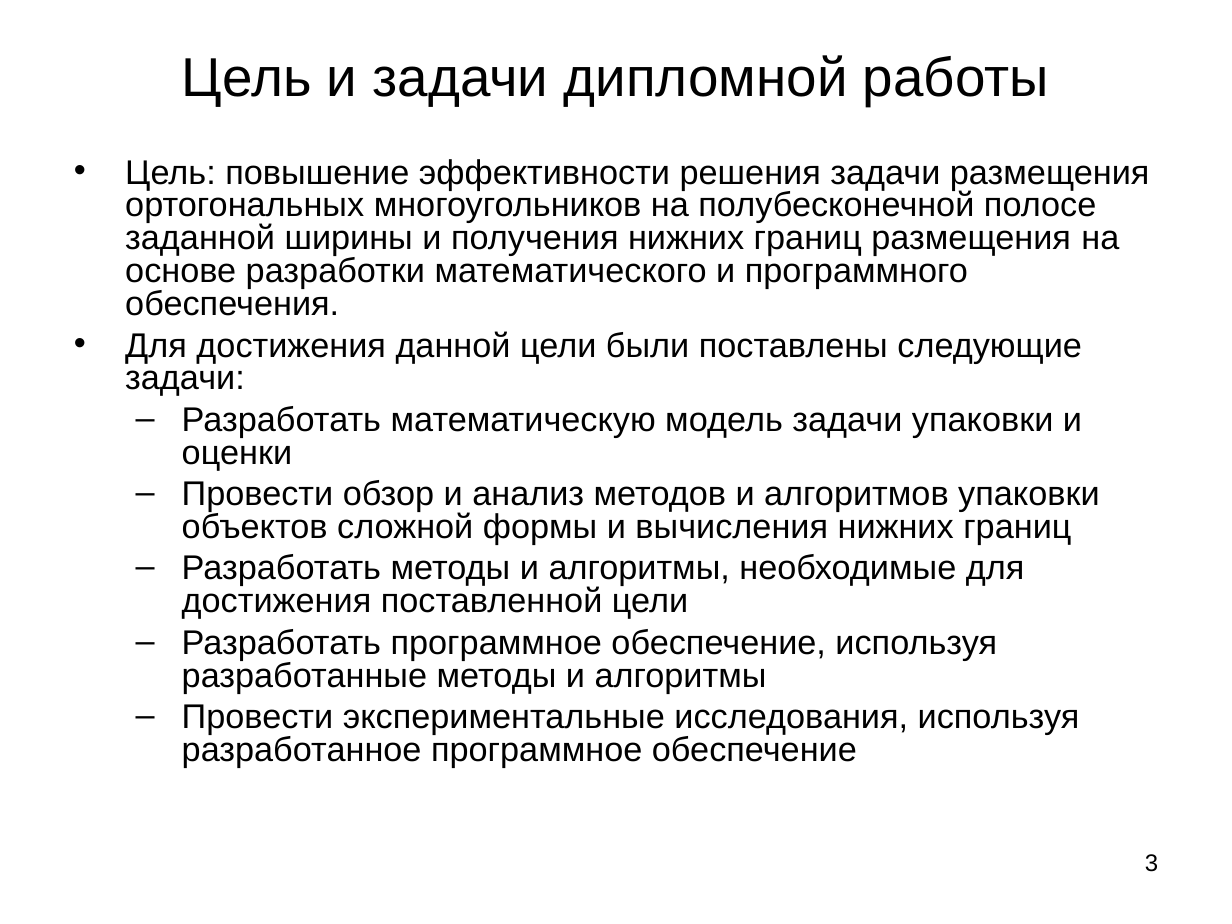
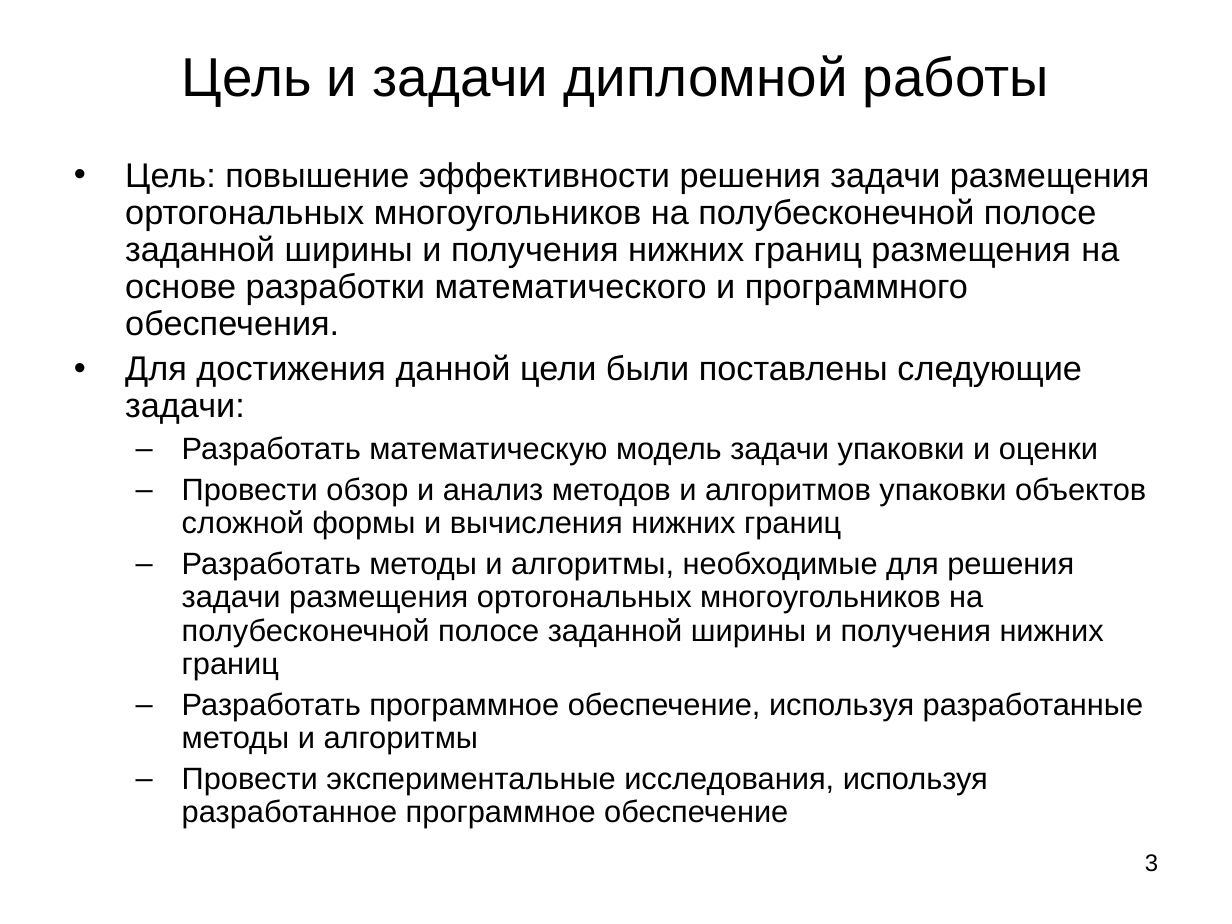
Before and after one commit to zingibertram/thesis-dissertation, a slide deck: slide 3 of Отчёт/Презентация.ppt. Drawn at 1232x924 pixels with LibreOffice and Linux fonts; fonts in the diff are those of the drawing. Boxes give left, top, right and bottom in pixels: in the first picture for what was removed or moved away, otherwise in the second. Text is boxed around its words. In the diff, an @@ line names an element or a change of style, - is before the commit and + after.

```diff
--- a/Отчёт/Презентация.ppt
+++ b/Отчёт/Презентация.ppt
@@ text at <box>125,162,1150,828</box>: size 20 to 18 pt in "Разработать математическую модель задачи упаковки и оценки", "Провести обзор и анализ методов и алгоритмов ...", "Разработать программное обеспечение, используя разработанные ...", "Провести экспериментальные исследования, используя разработа ..."; line spacing 0.8 to 0.9 @@
@@ text at <box>182,551,1104,680</box>: text changed; size 20 to 18 pt @@
-  – Разработать методы и алгоритмы, необходимые для достижения поставленной цели
+  – Разработать методы и алгоритмы, необходимые для решения задачи размещения ортогональных многоугольников на полубесконечной полосе заданной ширины и получения нижних границ
```
Also in this commit, not shown: 4 other slides changed, 1 slide added, 1 slide removed, 14 other files.
